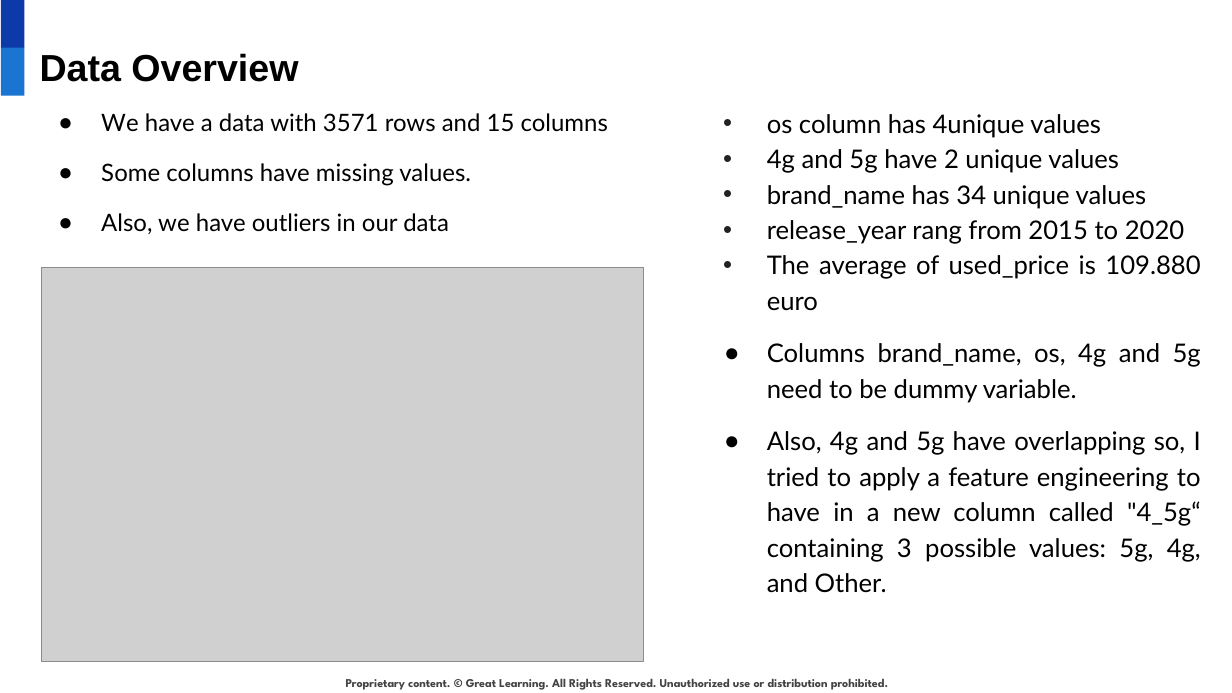
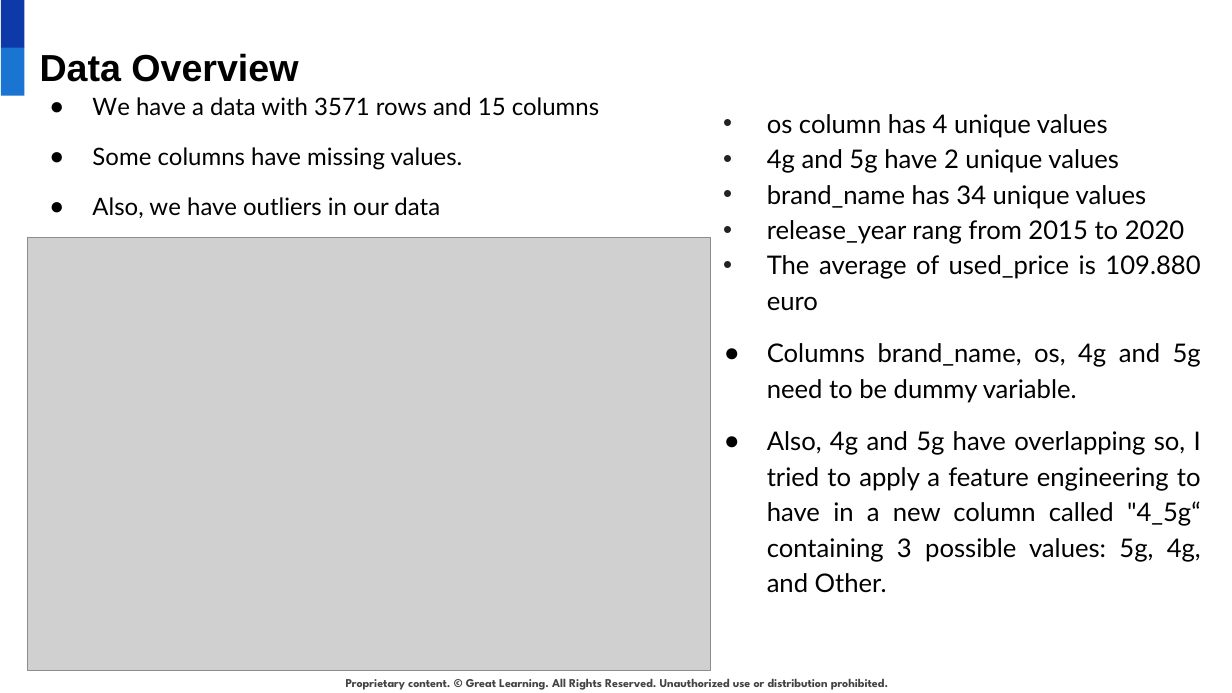
Before and after one commit to narges-shahmo/UT-Austin-Data-Science-Post-Graduate, a slide deck: slide 4 of linear regression/used_cellphone_presentation.pptx. Drawn at 1232x693 pixels with LibreOffice and Linux fonts; fonts in the diff are those of the drawing; grey boxes stand for pictures; background and template pictures are left out. Boxes give left, top, right and bottom in pixels: in the first picture for what was removed or moved away, otherwise in the second. Text is boxed around its words. In the diff, an @@ line names an element or a change of style, - is before the commit and + after.

```diff
--- a/linear regression/used_cellphone_presentation.pptx
+++ b/linear regression/used_cellphone_presentation.pptx
@@ text "We have a data with ..." moved from (x1=101, y1=113, x2=608, y2=234) to (x1=92, y1=97, x2=599, y2=218) @@
@@ text at (x1=767, y1=114, x2=1108, y2=138): spaces changed @@
-• os column has 4unique values
+• os column has 4 unique values
@@ picture resized from (x1=41, y1=267, x2=643, y2=662) to (x1=27, y1=238, x2=710, y2=670) @@
```
Also in this commit, not shown: 5 other slides changed, 4 slides added, 2 slides removed, 2 other files.
